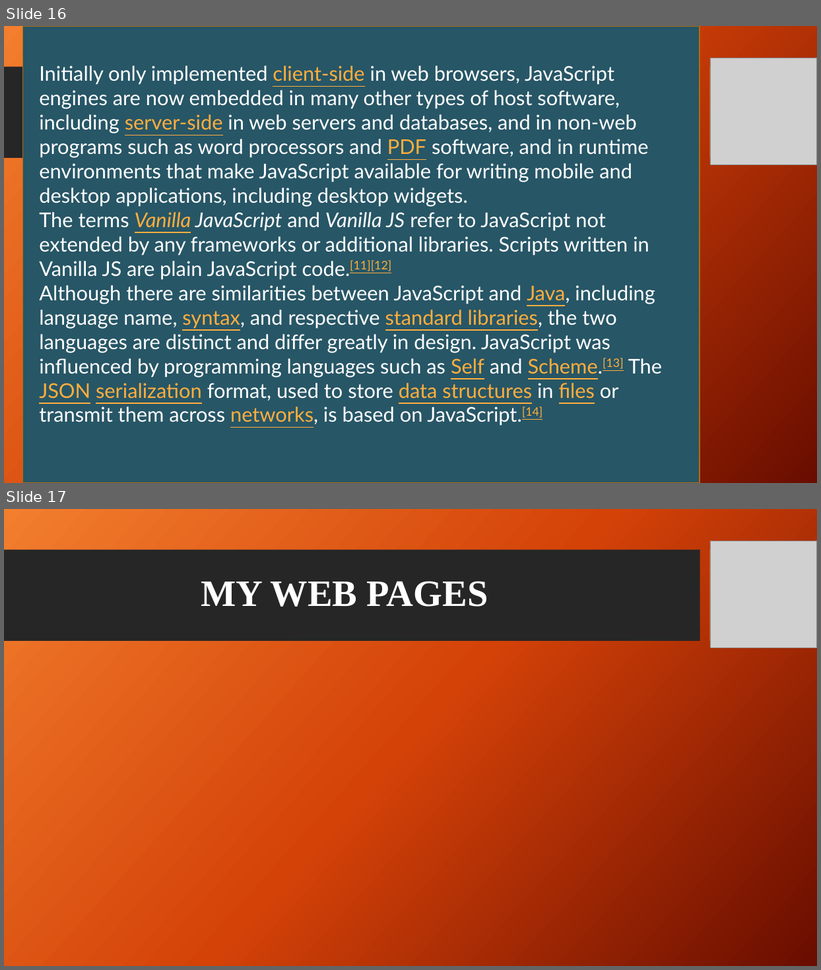
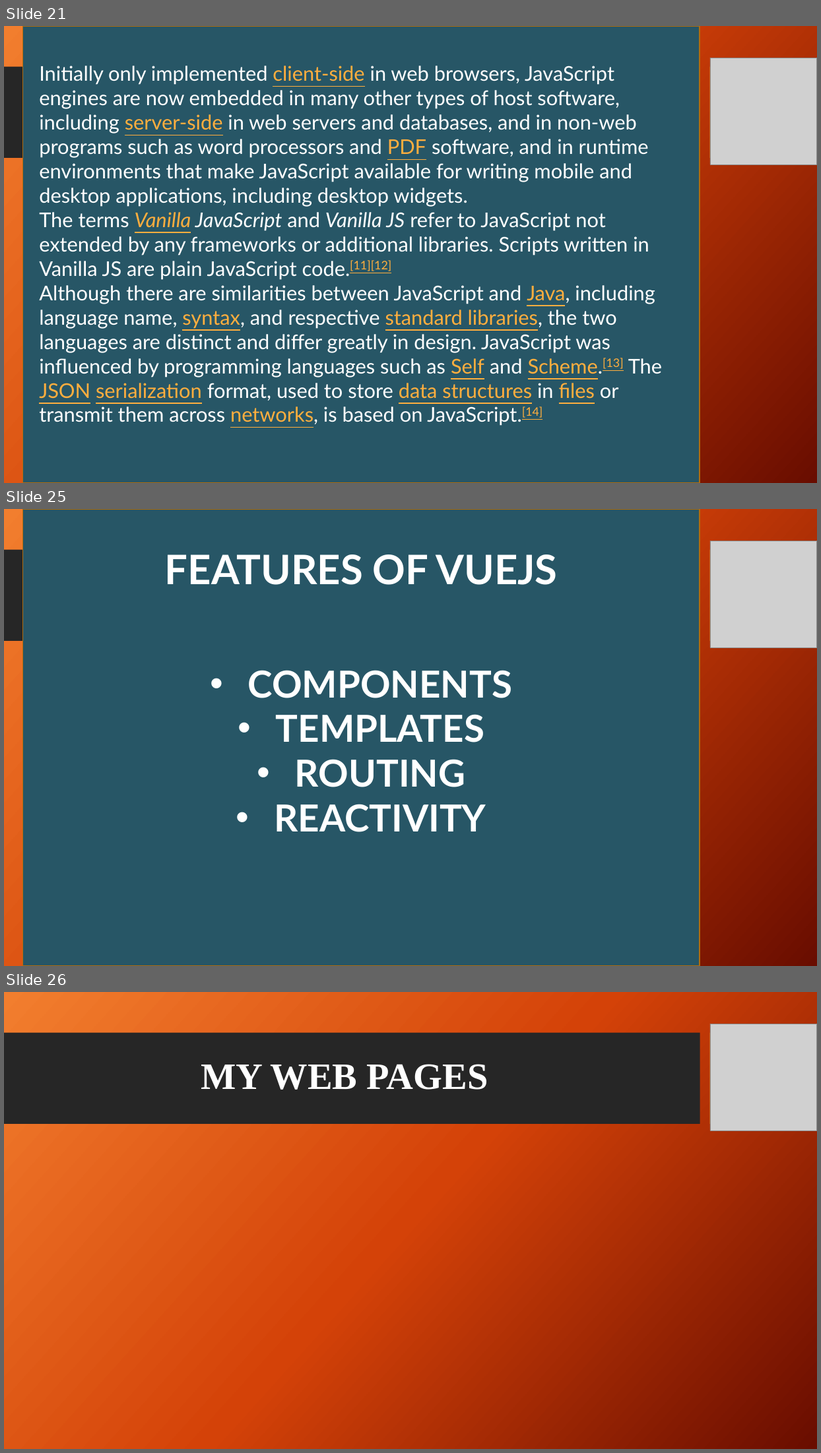
Before and after one commit to favourmark05/IT-REPORT, a slide deck: obongItReport.pptx. Shown one above the other, each under a label of ours: slides 16 and 17 before the commit, slides 21, 25 and 26 after it; the slides between them are not shown. The pictures are 821x970 and 821x1453 pixels, drawn with LibreOffice and Linux fonts; fonts in the diff are those of the drawing; grey boxes stand for pictures; background and template pictures are left out. Boxes give left, top, right and bottom in pixels: in the first picture for what was removed or moved away, otherwise in the second. Text is boxed around its words. In the diff, an @@ line names an element or a change of style, - is before the commit and + after.

```diff
--- a/obongItReport.pptx
+++ b/obongItReport.pptx
@@ slide 25 added at (x1=4, y1=509, x2=817, y2=966), background picture (left out); not listed: 2 template elements that a slide beside it also shows @@
@@ rectangle added at (x1=23, y1=509, x2=700, y2=966), fill #275666, outline #B26D10 1 pt @@
@@ picture added at (x1=710, y1=541, x2=817, y2=648) @@
@@ text added at (x1=165, y1=555, x2=558, y2=585), 48 pt, text #FFFFFF, bold @@
+FEATURES OF VUEJS
@@ text added at (x1=248, y1=670, x2=512, y2=832), 44 pt, text #FFFFFF, bold @@
+• COMPONENTS
+• TEMPLATES
+• ROUTING
+• REACTIVITY
@@ what was slide 16 is now slide 21 @@
@@ what was slide 17 is now slide 26 @@
```
Also in this commit, not shown: 1 slide changed, 10 other slides added.
